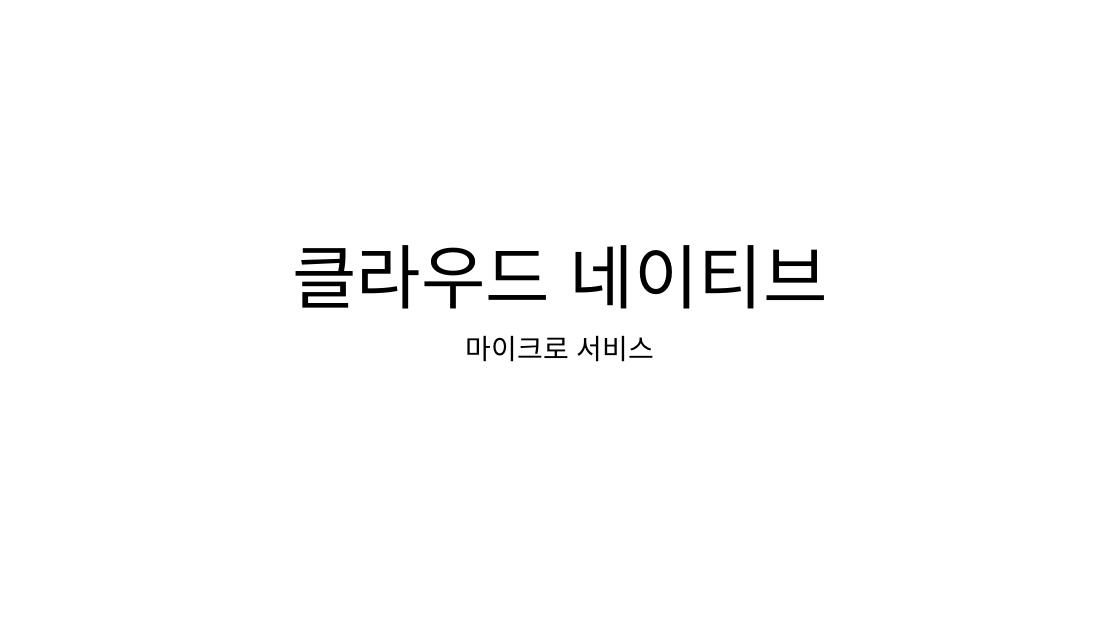
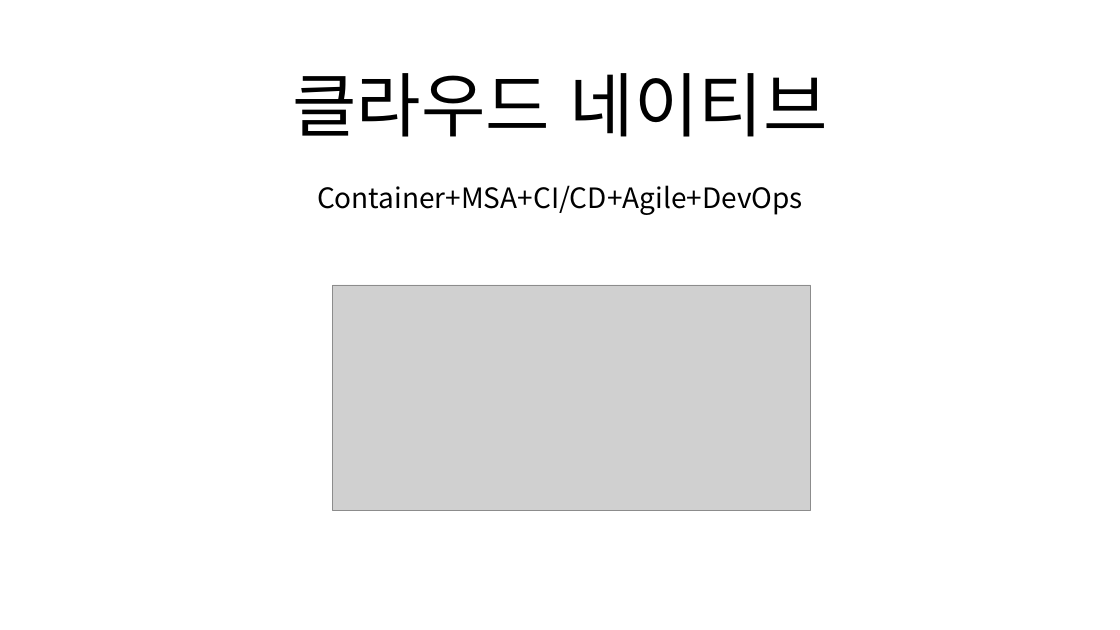
Before and after one commit to okgunyang/okgunyang2020, a slide deck: slide 1 of 미래의클라우드네이티브.pptx. Drawn at 1120x630 pixels with LibreOffice and Linux fonts; fonts in the diff are those of the drawing; grey boxes stand for pictures. Boxes give left, top, right and bottom in pixels: in the first picture for what was removed or moved away, otherwise in the second. Text is boxed around its words. In the diff, an @@ line names an element or a change of style, - is before the commit and + after.

```diff
--- a/미래의클라우드네이티브.pptx
+++ b/미래의클라우드네이티브.pptx
@@ title "클라우드 네이티브": place and size @@
-title "클라우드 네이티브" at box(293, 245, 828, 309)
+title "클라우드 네이티브" at box(293, 73, 828, 137)
@@ subtitle added at box(317, 185, 803, 215), 24 pt, text #000000 @@
+Container+MSA+CI/CD+Agile+DevOps
@@ picture added at box(333, 285, 811, 510) @@
@@ subtitle removed at box(466, 335, 654, 362) @@
-마이크로 서비스
```
Also in this commit, not shown: 1 other slide changed, 4 slides added.
